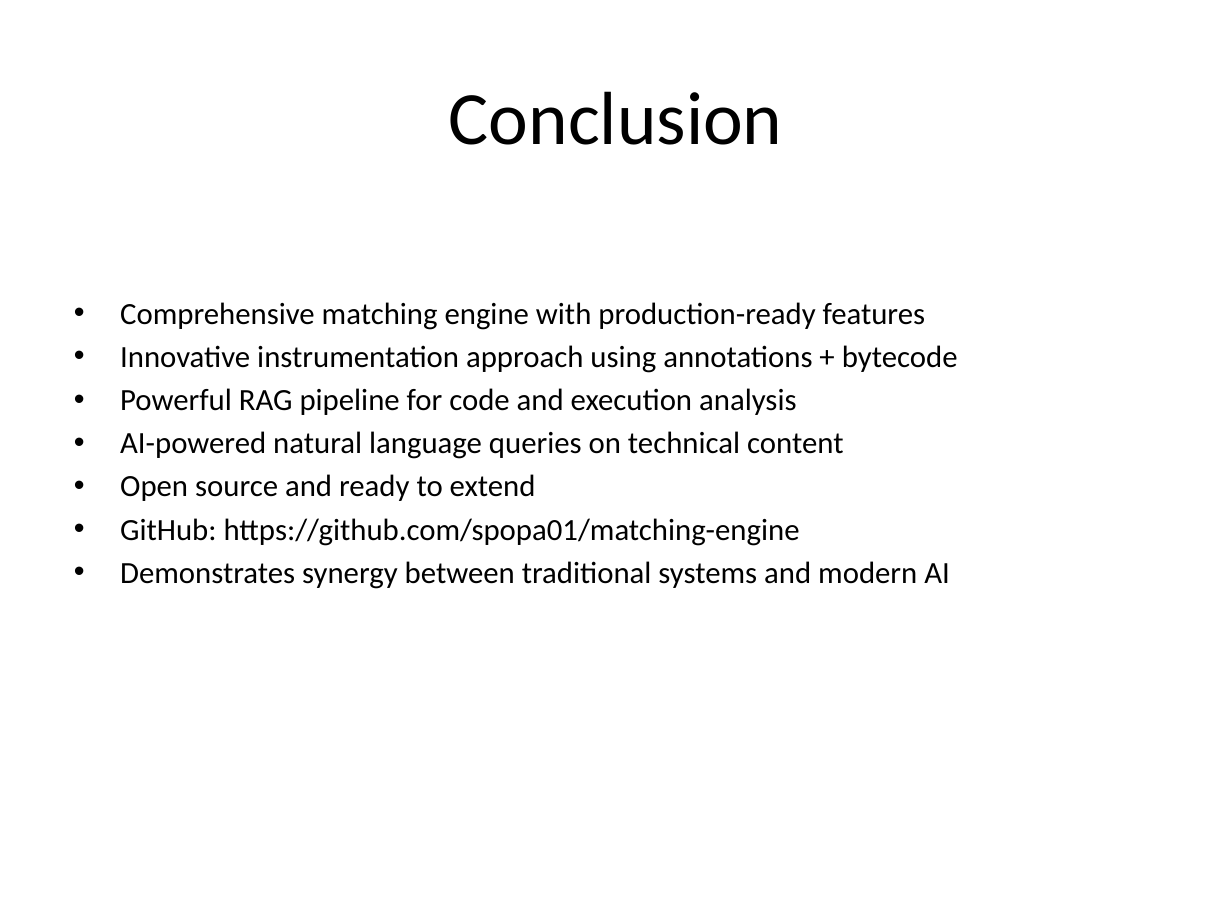
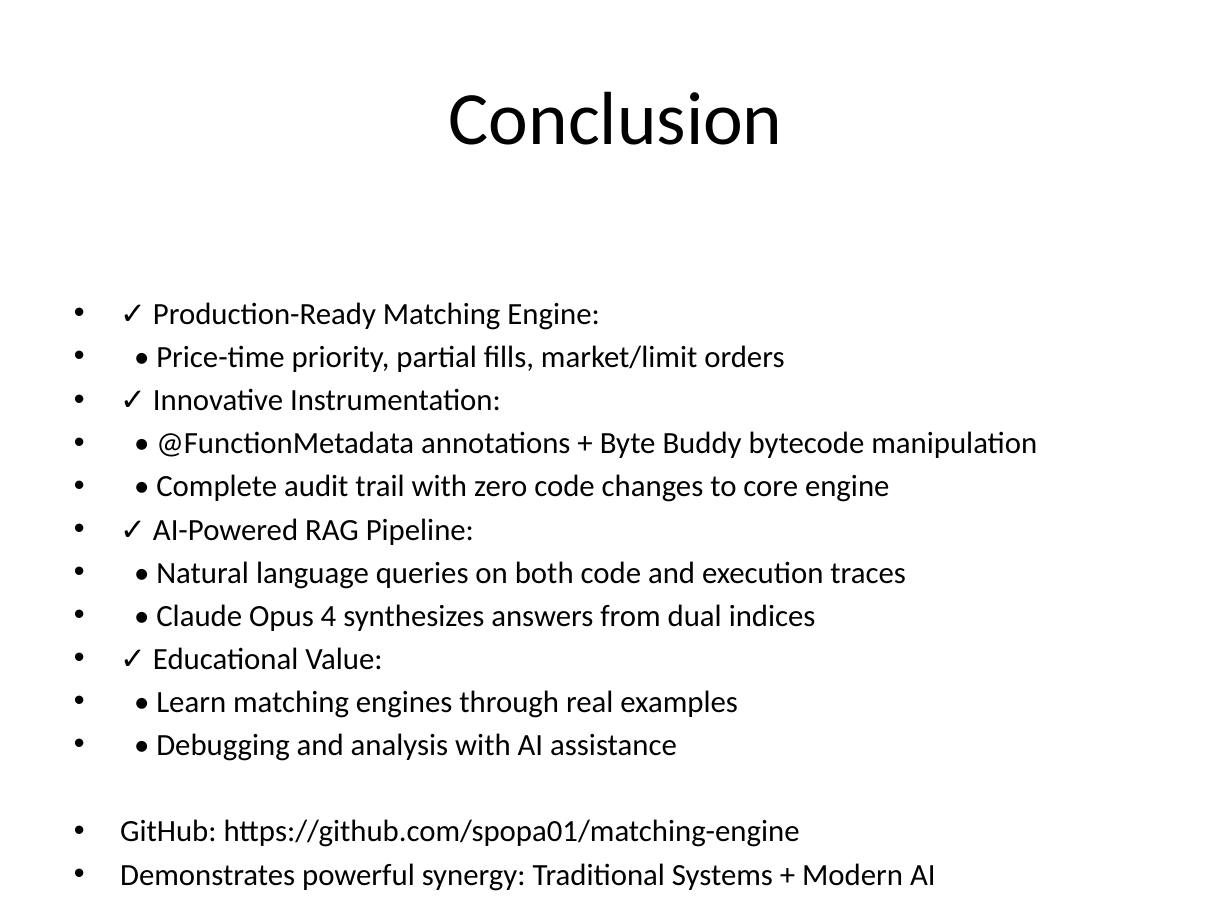
Before and after one commit to spopa01/matching-engine, a slide deck: slide 29 of MatchingEngine_Presentation.pptx (slide 21 before the commit). Drawn at 1232x924 pixels with LibreOffice and Linux fonts; fonts in the diff are those of the drawing. Boxes give left, top, right and bottom in pixels: in the first picture for what was removed or moved away, otherwise in the second. Text is boxed around its words. In the diff, an @@ line names an element or a change of style, - is before the commit and + after.

```diff
--- a/MatchingEngine_Presentation.pptx
+++ b/MatchingEngine_Presentation.pptx
@@ text at <box>153,302,1037,761</box>: text changed @@
-• Comprehensive matching engine with production-ready features
-• Innovative instrumentation approach using annotations + bytecode
-• Powerful RAG pipeline for code and execution analysis
-• AI-powered natural language queries on technical content
-• Open source and ready to extend
+• ✓ Production-Ready Matching Engine:
+• • Price-time priority, partial fills, market/limit orders
+• ✓ Innovative Instrumentation:
+• • @FunctionMetadata annotations + Byte Buddy bytecode manipulation
+• • Complete audit trail with zero code changes to core engine
+• ✓ AI-Powered RAG Pipeline:
+• • Natural language queries on both code and execution traces
+• • Claude Opus 4 synthesizes answers from dual indices
+• ✓ Educational Value:
+• • Learn matching engines through real examples
+• • Debugging and analysis with AI assistance
@@ text at <box>120,863,936,891</box>: text changed @@
-• Demonstrates synergy between traditional systems and modern AI
+• Demonstrates powerful synergy: Traditional Systems + Modern AI
```
Also in this commit, not shown: 9 other slides changed, 10 slides added, 2 slides removed, 1 other file.
